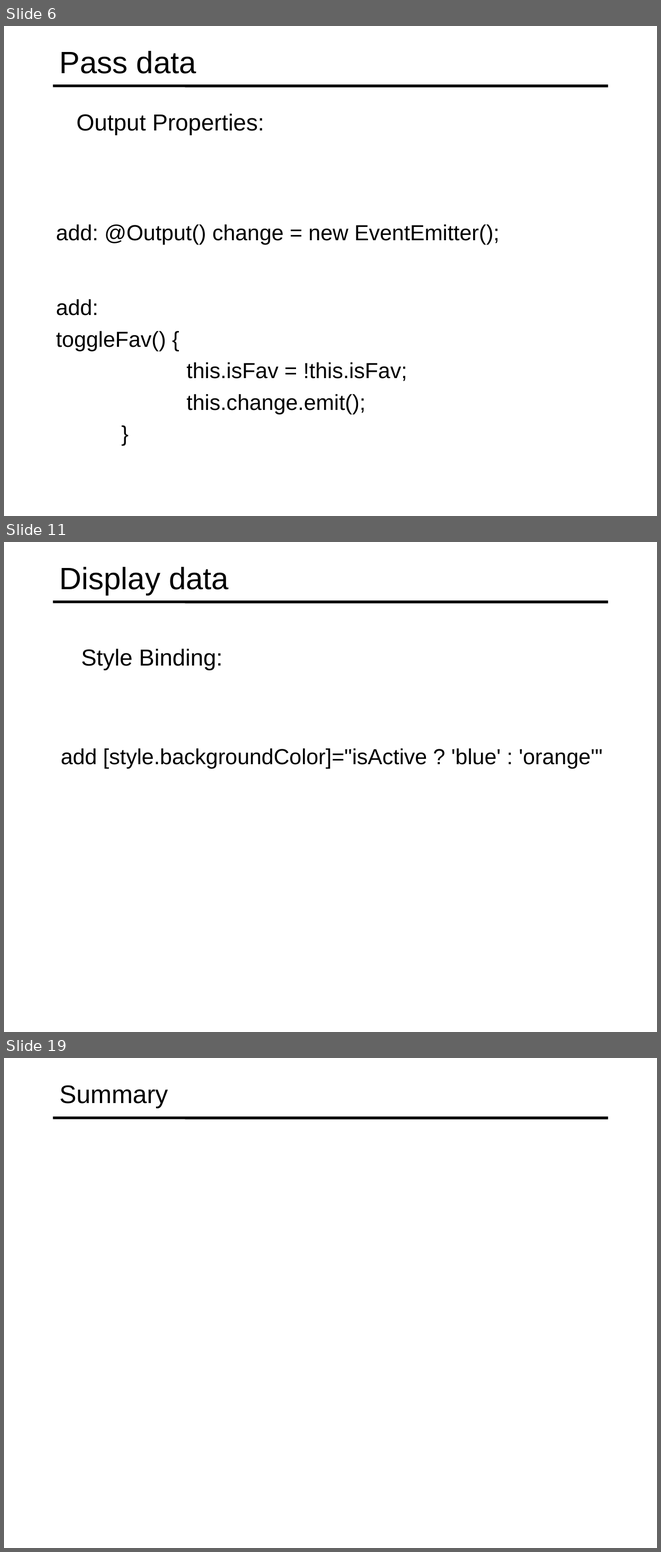
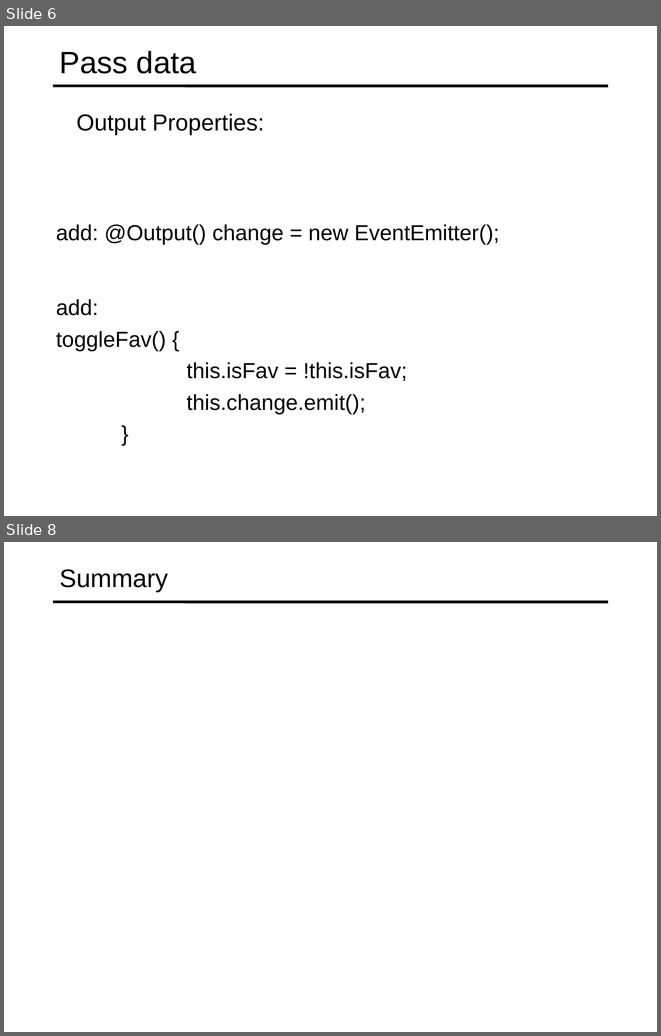
Before and after one commit to specter01wj/Jago_Link_Training, a slide deck: Angular/Angular7/Angular Advanced Course/Essentials/3.Building Re-usable Components/L3_Building Re-usable Components.ppt. Shown one above the other, each under a label of ours: slides 6, 11 and 19 before the commit, slides 6 and 8 after it; the slides between them are not shown. The pictures are 661x1552 and 661x1036 pixels, drawn with LibreOffice and Linux fonts; fonts in the diff are those of the drawing. Boxes give left, top, right and bottom in pixels: in the first picture for what was removed or moved away, otherwise in the second. Text is boxed around its words. In the diff, an @@ line names an element or a change of style, - is before the commit and + after.

```diff
--- a/Angular/Angular7/Angular Advanced Course/Essentials/3.Building Re-usable Components/L3_Building Re-usable Components.ppt
+++ b/Angular/Angular7/Angular Advanced Course/Essentials/3.Building Re-usable Components/L3_Building Re-usable Components.ppt
@@ slide 11 removed at <box>4,542,657,1032</box>, background #FFFFFF; not listed: 1 template element that a slide beside it also shows @@
@@ title removed at <box>60,567,229,595</box> @@
-Display data
@@ text removed at <box>81,649,223,670</box> @@
-  Style Binding:
@@ text removed at <box>61,748,602,768</box> @@
-  add [style.backgroundColor]="isActive ? 'blue' : 'orange'"
@@ what was slide 19 is now slide 8 @@
```
Also in this commit, not shown: 1 slide added, 11 other slides removed.
